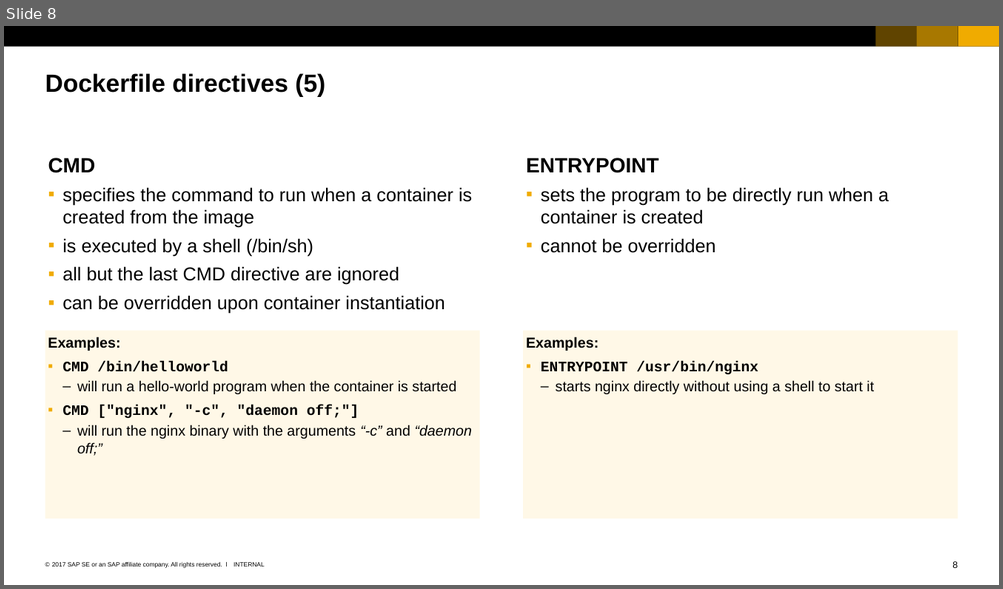
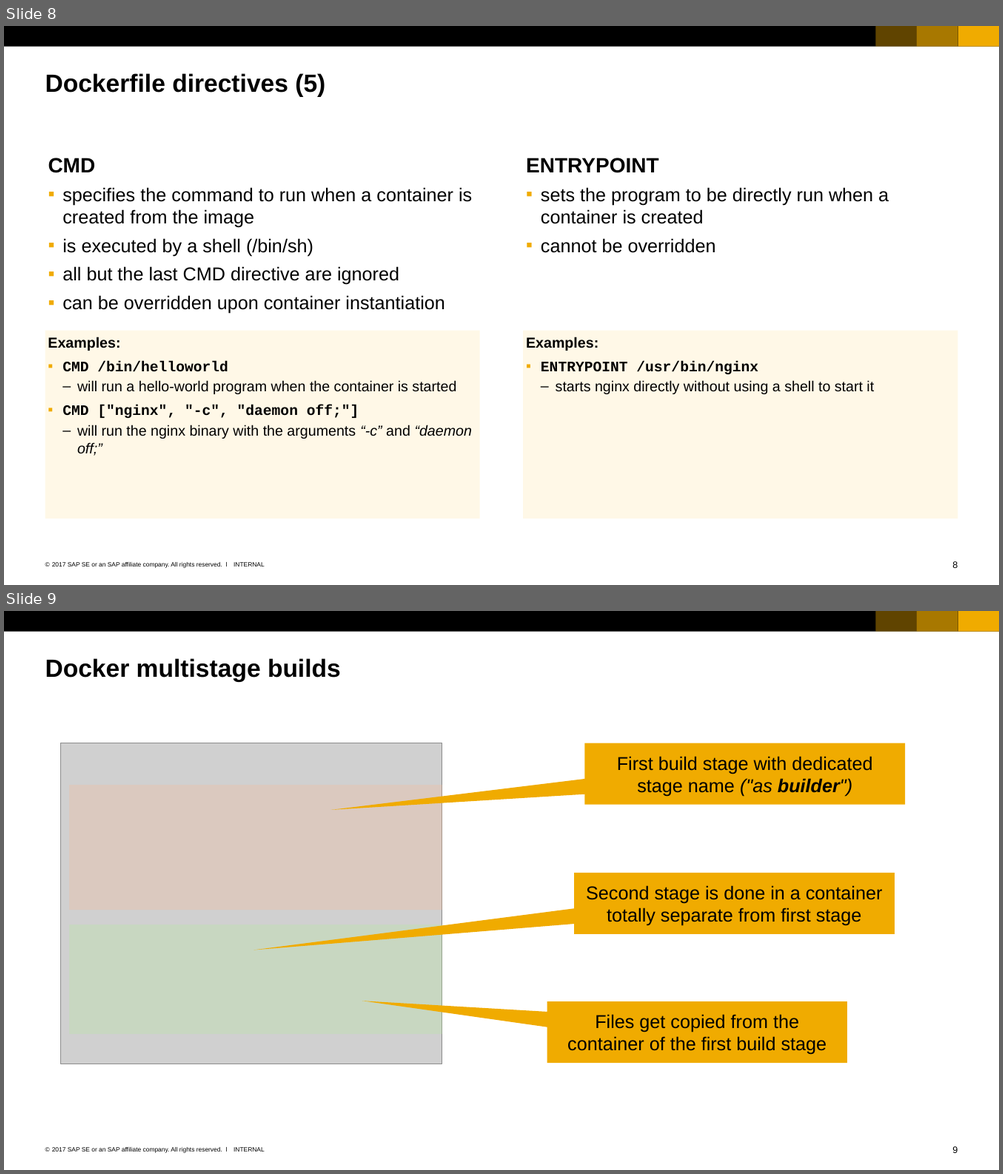
Before and after one commit to cuijiyao01/docker-k8s-training, a slide deck: docker/05_Dockerfiles.pptx. Shown one above the other, each under a label of ours: slide 8 before the commit, slides 8 and 9 after it. The pictures are 1003x589 and 1003x1174 pixels, drawn with LibreOffice and Linux fonts; fonts in the diff are those of the drawing; grey boxes stand for pictures. Boxes give left, top, right and bottom in pixels: in the first picture for what was removed or moved away, otherwise in the second. Text is boxed around its words. In the diff, an @@ line names an element or a change of style, - is before the commit and + after.

Commit message:
Extra slide for multi-stage builds.

```diff
--- a/docker/05_Dockerfiles.pptx
+++ b/docker/05_Dockerfiles.pptx
@@ slide 9 added at <box>4,611,999,1170</box>, background #FFFFFF; not listed: 7 template elements that a slide beside it also shows @@
@@ title added at <box>45,658,341,682</box>, 24 pt, text #000000, bold @@
+Docker multistage builds
@@ picture added at <box>61,743,441,1064</box> @@
@@ speech box added at <box>584,743,904,804</box>, fill #F0AB00, 18 pt, text #000000 @@
+First build stage with dedicated stage name ("as builder")
@@ rectangle added at <box>70,785,442,910</box>, fill #FFB88E at 25% opacity @@
@@ speech box added at <box>574,873,893,934</box>, fill #F0AB00, 18 pt, text #000000 @@
+Second stage is done in a container totally separate from first stage
@@ rectangle added at <box>70,925,442,1034</box>, fill #B4EF98 at 25% opacity @@
@@ speech box added at <box>546,1002,846,1063</box>, fill #F0AB00, 18 pt, text #000000 @@
+Files get copied from the container of the first build stage
```
Also in this commit, not shown: 1 slide changed.
